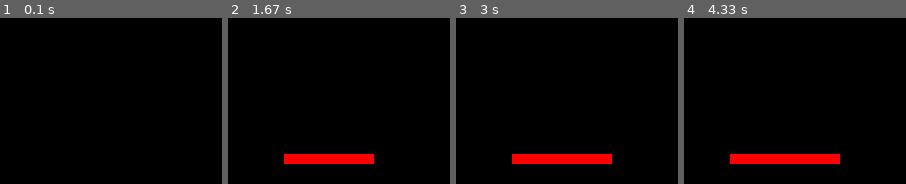
Above: before the commit, frames 1-4 (left to right).
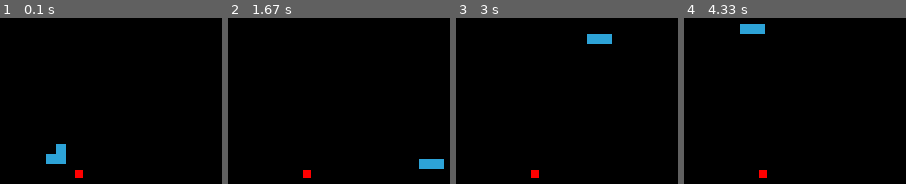
Above: after the commit, the same moments.

Repository: linusqzdeng/my-game
Game: pygame game, started from snake/snake.py
Two runs of this game, one before a commit and one after it. Both use one fixed random seed, a clock stepped at 60 frames per second and the inputs below.
Inputs:
- Up to frame 1 (0.1 s): no input
- Up to frame 2 (1.67 s): hold W 0.33-0.8 s; hold Right 0.33-0.8 s; tap S at 0.83 s; hold Right 1.17-1.63 s
- Up to frame 3 (3 s): hold Up 1.67-1.97 s; hold Left from 2.5 s (still down)
- Up to frame 4 (4.33 s): release Left at 3.03 s; hold Down 3.07-3.37 s; hold Left 3.4-3.8 s; hold Up 3.83-4.2 s; hold Right from 4.23 s (still down)

The runs differ from the first frame. In frame 1, 1.0% of the frame differs, in the area x 20-38%, y 75-97%; in frame 2, 3.3%; in frame 3, 3.6%; in frame 4, 3.8%, in the area x 20-71%, y 3-97%.

Commit message:
First Snake Game

Diff:
--- /dev/null
+++ b/4000/collision_normal.py
@@ -0,0 +1,36 @@
+import pygame
+from pygame.locals import *
+
+
+def collision_normal(left_mask, right_mask, left_pos, right_pos):
+    """
+    Calculates the collision normal when two objects are collided
+    """
+    def vadd(x, y):
+        """Vector adding"""
+        return (x[0] + y[0], x[1] + y[1])
+
+    def vsub(x, y):
+        """Vector substraction"""
+        return (x[0] - y[0], x[1] - y[1])
+
+    def vdot(x, y):
+        """Vector dot multiplication"""
+        return (x[0] * y[0], x[1] * y[1])
+
+    offset = list(map(int, vsub(left_pos, right_pos)))
+    overlap = left_mask.overlap_area(right_mask, offset)
+
+    if overlap == 0:
+        return
+
+    # calculate collision normal
+    dx = (left_mask.overlap_area(right_mask, (offset[0] + 1, offset[1])) - left_mask.overlap_area(right_mask, offset[0] - 1, offset[1]))
+    dy = (left_mask.overlap_area(right_mask, (offset[0], offset[1] + 1)) - left_mask.overlap_area(right_mask, offset[0], offset[1] - 1))
+
+    if dx == 0 and dy == 0:  # one sprite is inside another
+        return
+
+    n = (dx, dy)
+
+    return n
--- a/4000/monkey_fever.py
+++ b/4000/monkey_fever.py
@@ -73,6 +73,7 @@
     Move a monkey across the screen, spin it for a while
     when it is punched.
     """
+    count_punch = 0
 
     def __init__(self):
         pygame.sprite.Sprite.__init__(self)
@@ -87,6 +88,9 @@
         """Walk or spin, depending on the state of the monkey."""
         if self.dizzy:
             self._spin()
+            # shrink the monkey when it has been punched every 5 times
+            if Chimp.count_punch % 5 == 0:
+                self.image = pygame.transform.scale(self.image, (self.rect.width - 5, self.rect.height - 5))
         else:
             self._walk()
 
@@ -120,6 +124,7 @@
         if not self.dizzy:
             self.dizzy = 1
             self.original = self.image
+            Chimp.count_punch += 1
 
 
 def main():
--- /dev/null
+++ b/4000/rhinos_balls.py
@@ -0,0 +1,91 @@
+import pygame
+from pygame.locals import *
+
+
+display_flag = DOUBLEBUF
+WIDTH, HEIGHT = 640, 480
+
+
+def render_ball_simple(radius, color):
+    """
+    Returns (surf, rect) contains the picture
+    of a circle with color given.
+    """
+    size = 2 * radius
+    surf = pygame.Surface((size, size))
+    pygame.draw.circle(surf, color, (radius, radius), radius)
+
+    return surf, surf.get_rect()
+
+
+def render_ball_funky(radius, color):
+    """
+    Returns (surf, rect) contains the picture
+    of a slightly shaded ball of the radius with
+    color given.
+    """
+    size = 2 * radius
+    surf = pygame.Surface((size, size))
+
+    # progressively draw smaller circles of different colors
+    increment = radius // 4
+    for x in range(4):
+        iradius = radius - x * increment
+
+        # if it is larger than 255, make it to 255
+        icolor = [min(color[i] + x * 15, 255) for i in range(len(color))]
+        pygame.draw.circle(surf, icolor, (radius, radius), iradius)
+
+    return surf, surf.get_rect()
+
+
+def render_ball(radius, color):
+    """
+    Returns (surf, rect) contains the picture of circles
+    with color given. Use the funky one in this case.
+    """
+    return render_ball_funky(radius, color)
+
+
+def is_collide(mask_a, mask_b, rect_a, rect_b):
+    """Returns True if two rects are collided."""
+    x_offset = rect_a[0] - rect_b[0]
+    y_offset = rect_a[1] - rect_b[1]
+    overlap = mask_a.overlap(mask_b, (x_offset, y_offset))
+
+    return True if overlap else False
+
+
+def main():
+    pygame.init()
+
+    if pygame.display.mode_ok((WIDTH, HEIGHT), flags=display_flag):
+        screen = pygame.display.set_mode((WIDTH, HEIGHT), display_flag)
+
+    clock = pygame.time.Clock()
+
+    # draw balls on the surface
+    ball1, ball1_rect = render_ball_simple(10, (50, 200, 200))
+    ball2, ball2_rect = render_ball_funky(6, (50, 200, 200))
+
+    # move the simple balls to the top center of the screen
+    ball1_rect.x = 200
+
+    over = 0
+    while not over:
+        events = pygame.event.get()
+
+        for event in events:
+            if event.type == QUIT or (event.type == KEYDOWN and event.key in [K_q, K_ESCAPE]):
+                over = 1
+
+        # add game play here
+        screen.blit(ball1, ball1_rect)
+        screen.blit(ball2, ball2_rect)
+
+        pygame.display.flip()
+        clock.tick(40)
+
+
+if __name__ == "__main__":
+    main()
--- a/mygame/rolling_dice.py
+++ b/mygame/rolling_dice.py
@@ -12,8 +12,8 @@
 
     @staticmethod
     def hm_dice_and_side():
-        dice_number = int(input("Enter the number of dice:"))
-        hm_side = int(input("Enter the number of side for each dice:"))
+        dice_number = int(input("Enter the number of dice: "))
+        hm_side = int(input("Enter the number of side for each dice: "))
 
         return [dice_number, hm_side]
 
--- a/snake/snake.py
+++ b/snake/snake.py
@@ -4,48 +4,158 @@
 from pygame.locals import *
 
 
-WIDTH = 450
-HEIGHT = 450  # define the size of the display window
+WIDTH, HEIGHT = 450, 450
 
-BLACK = (0, 0, 0)  # define some colours in RGB
+BLACK = (0, 0, 0)
 WHITE = (255, 255, 255)
 RED = (255, 0, 0)
 GREEN = (0, 255, 0)
 SKY_BLUE = (45, 163, 215)
 
+snake_size = 10
+snake_pos = [WIDTH / 2, HEIGHT / 2]  # spawning position
+snake_body = [
+    snake_pos,
+    [snake_pos[0] - snake_size, snake_pos[1]],
+    [snake_pos[0] - 2 * snake_size, snake_pos[1]]
+]
 
-pygame.init()
 
-clock = pygame.time.Clock()
-screen = pygame.display.set_mode((WIDTH, HEIGHT))
-pygame.display.set_caption("Snake!")
+def game_over():
+    """Call this function when the play lose."""
+    pass
 
-surface = pygame.Surface(screen.get_size())
-surface = surface.convert()
 
-snake_pos = [WIDTH / 2, HEIGHT / 2]
+class Snake:
+    """Enable the snake to move around on screen."""
 
-game_over = False
+    def __init__(self, body: list, size: int, color: tuple, screen):
+        self.body = body
+        self.size = size
+        self.screen = screen
+        self.color = color
+        self.x, self.y = self.body[0]  # head position
+        self.direction = random.choice(['Right', 'Left', 'Up', 'Down'])
+        self.speed = 5  # difficulty of the game
+        self.grow = 0
 
-while not game_over:
-    clock.tick(10)
-    screen.blit(surface, (0, 0))
+    def _draw(self):
+        """Draw the snake on screen."""
+        self.body.insert(0, [self.x, self.y])
+        for pos in self.body:
+            pygame.draw.rect(self.screen, self.color, (pos[0], pos[1], self.size, self.size))
 
-    for event in pygame.event.get():
-        print(event)
+        # pop the snake tail every frame
+        if self.grow:
+            self.grow = 0
+        else:
+            self.body.pop()
 
-        if event.type == pygame.QUIT:  # quit the game when clicking on the close button
-            game_over = True
-            pygame.quit()
+    def _move(self):
+        """Move the snake in terms of the direction."""
+        if self.direction == 'Right':
+            self.x += self.speed
+        if self.direction == 'Left':
+            self.x -= self.speed
+        if self.direction == 'Up':
+            self.y -= self.speed
+        if self.direction == 'Down':
+            self.y += self.speed
+
+    def _collision(self):
+        """Collision detection."""
+        # whether it collides with the edge of the window
+        if self.x + self.size >= WIDTH or self.x <= 0 or self.y + self.size >= HEIGHT or self.y <= 0:
+            print('Crash into the wall!')
+            # game_over()
             sys.exit()
 
-    # create the moving funciton of the snake
-    key_pressed = pygame.key.get_pressed()
+        # whether it collides with itself
+        for body in self.body[1:]:
+            if self.x == body[0] and self.y == body[1]:
+                print('Eat yourself!')
+                game_over()
+                sys.exit()
 
-    if key_pressed[K_LEFT]:
-        snake_pos[0] -= 10
-    elif key_pressed[K_RIGHT]:
-        snake_pos[0] += 10
+    def update(self):
+        """Update the snake object."""
+        self._collision()
+        self._move()
+        self._draw()
 
-    rect = pygame.draw.rect(surface, RED, (snake_pos[0], snake_pos[1], 10, 10))
-    pygame.display.update()
+
+class Food:
+    """Food makes the snake become longer when it is eaten."""
+
+    def __init__(self, size: int, color: tuple, screen):
+        self.size = size
+        self.color = color
+        self.screen = screen
+        self.eaten = 0
+        self.x = random.randrange(WIDTH - self.size)
+        self.y = random.randrange(HEIGHT - self.size)
+
+    def _spawn(self):
+        """Spawn the food in randomly on screen."""
+        if not self.eaten:
+            pygame.draw.rect(self.screen, self.color, (self.x, self.y, self.size, self.size))
+        else:
+            self.x = random.randrange(WIDTH - self.size)
+            self.y = random.randrange(HEIGHT - self.size)
+
+    def _eaten(self, pos: tuple):
+        """Change the state to 1 if the food is eaten."""
+        self.eaten = 0
+        if abs(self.x - pos[0]) <= self.size and abs(self.y - pos[1]) < self.size:
+            self.eaten = 1
+
+    def update(self, pos):
+        self._spawn()
+        self._eaten(pos)
+
+
+def main():
+    # initialising the game
+    pygame.init()
+    clock = pygame.time.Clock()
+    screen = pygame.display.set_mode((WIDTH, HEIGHT))
+    pygame.display.set_caption("Snake!")
+    # surface = pygame.Surface(screen.get_size())
+    # surface = surface.convert()
+
+    # prepare for game objects
+    snake = Snake(snake_body, snake_size, SKY_BLUE, screen)
+    food = Food(8, RED, screen)
+
+    # main loop
+    over = 0
+    while not over:
+        clock.tick(30)
+
+        for event in pygame.event.get():
+            if event.type == QUIT or (event.type == KEYDOWN and event.key in [K_q, K_ESCAPE]):
+                over = 1
+
+            # snake's movement
+            if (event.type == KEYDOWN and event.key in [K_DOWN, K_s]) and snake.direction != 'Up':
+                snake.direction = 'Down'
+            elif (event.type == KEYDOWN and event.key in [K_UP, K_w]) and snake.direction != 'Down':
+                snake.direction = 'Up'
+            elif (event.type == KEYDOWN and event.key in [K_LEFT, K_a]) and snake.direction != 'Right':
+                snake.direction = 'Left'
+            elif (event.type == KEYDOWN and event.key in [K_RIGHT, K_d]) and snake.direction != 'Left':
+                snake.direction = 'Right'
+
+        # expand the snake if the food is eaten
+        if food.eaten:
+            snake.grow = 1
+
+        # draw the whole screen
+        screen.fill(BLACK)
+        snake.update()
+        food.update((snake.x, snake.y))
+        pygame.display.update()
+
+
+if __name__ == "__main__":
+    main()
